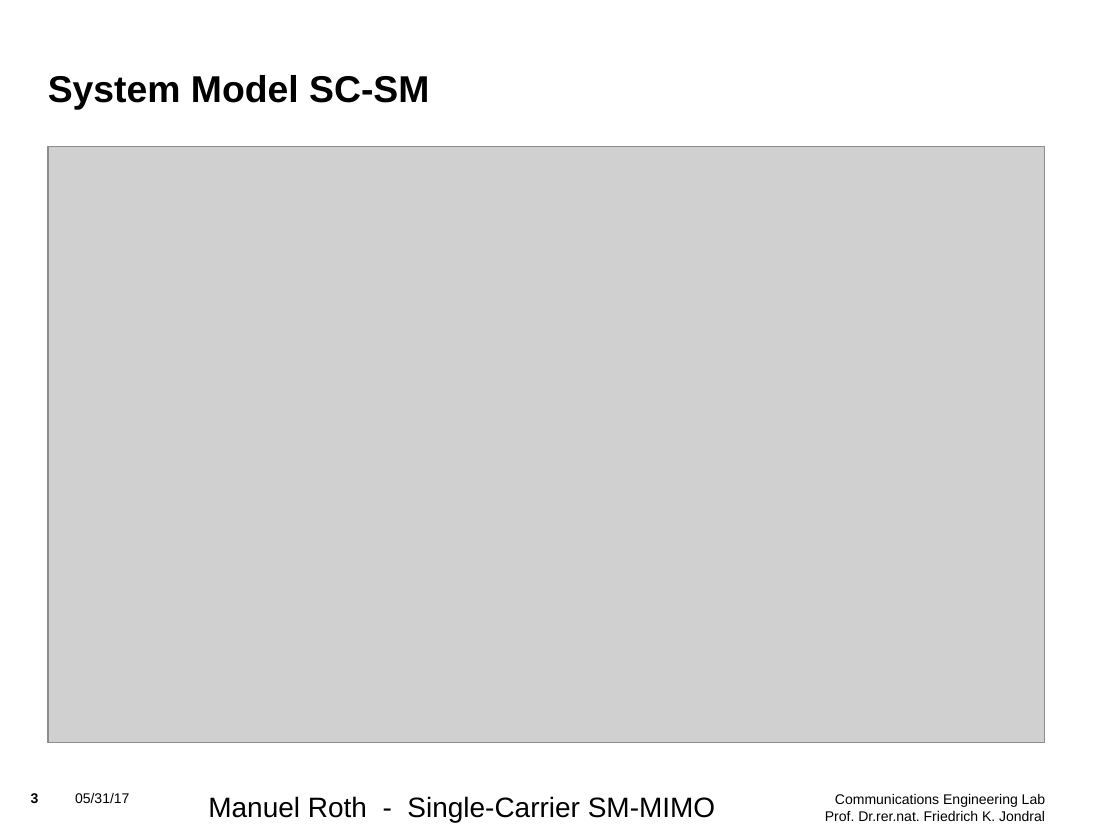
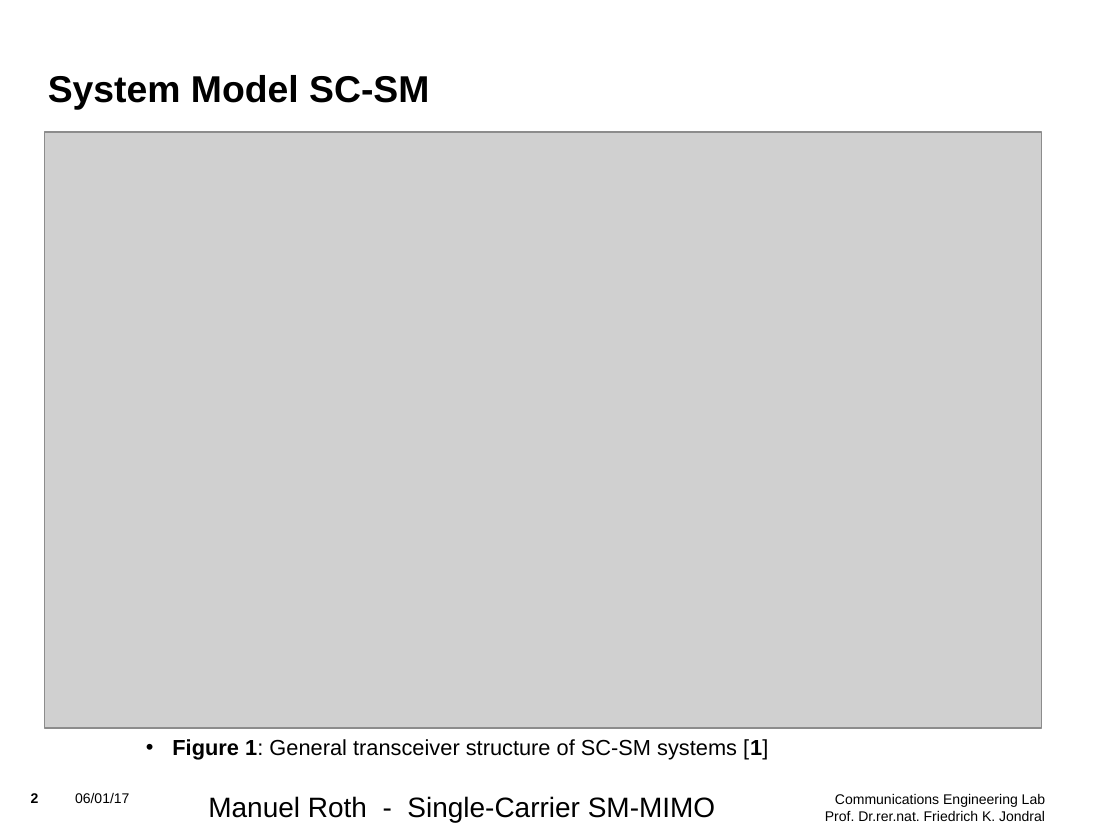
Before and after one commit to mnxx/sc-sm-transceiver, a slide deck: slide 2 of Literature_Research.odp (slide 3 before the commit). Drawn at 1120x840 pixels with LibreOffice and Linux fonts; fonts in the diff are those of the drawing; grey boxes stand for pictures; background and template pictures are left out. Boxes give left, top, right and bottom in pixels: in the first picture for what was removed or moved away, otherwise in the second. Text is boxed around its words. In the diff, an @@ line names an element or a change of style, - is before the commit and + after.

```diff
--- a/Literature_Research.odp
+++ b/Literature_Research.odp
@@ picture: place and size @@
-picture at box(48, 147, 1045, 743)
+picture at box(45, 132, 1042, 728)
@@ text added at box(172, 739, 768, 760), 14 pt, text #000000 @@
+  • Figure 1: General transceiver structure of SC-SM systems [1]
@@ page number at box(31, 793, 39, 803): text changed @@
-3
+2
@@ text at box(75, 793, 129, 803): text changed @@
-05/31/17
+06/01/17
```
Also in this commit, not shown: 6 other slides changed, 1 slide added, 1 slide removed, 2 other files.
